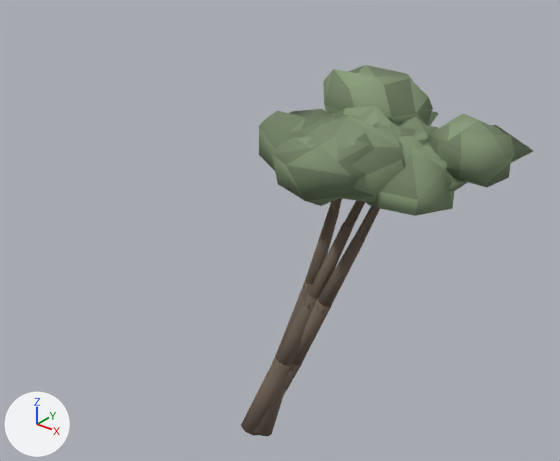
Two versions of the glTF model assets/models/tree/tamarisk_1.glb, one commit apart.
Both versions are drawn from a 50 mm camera at (4.05, -4.92, 5.26) aimed at (0.21, -0.11, 2.28). The axes (+X, +Y, +Z) are drawn at lower left. The lights are the same throughout. The picture after the commit comes second. Vertices at exactly the same position are counted once.

Objects in the first picture: 'tamarisk'.
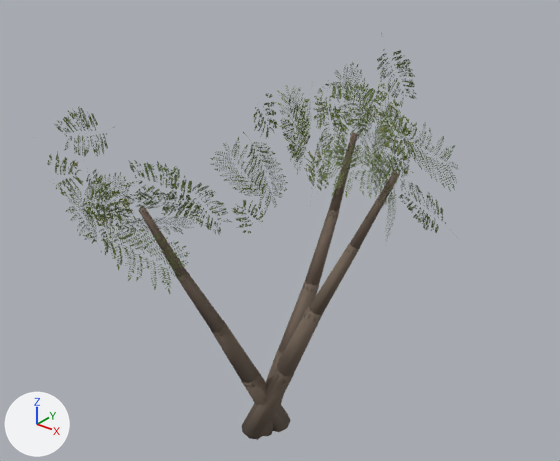
The change in detail:
Picture 'leafcard_fine' (img_leafcard_fine) is new.
Material 'leafcards' (mat_leafcards) is new.
Uses the picture img_leafcard_fine.
me_cone is used by ob_tamarisk; location (0.0, 0.0, 0.0).
me_cone had 1008 vertices, 1872 faces and spanned x -0.47..1.9, y -0.4..1.77, z -0.1..3.46.
me_cone now has 558 vertices, 942 faces and spans x -0.84..1.65, y -2.09..1.88, z -0.1..3.86.
me_cone part 1: the loose piece of 16 vertices spanning x 0.39..0.7, y 0.48..0.86, z 2.03..2.86 is turned -150.6 degrees about the z axis through its middle, then moved by (-0.73, -1.76, -0.06).
me_cone part 2: the loose piece of 34 vertices spanning x 0.61..1.61, y 0.34..1.24, z 2.53..3.09 is rebuilt with 4 vertices and now spans x 0.54..1.65, y 0.27..1.01, z 2.18..3.47, in mat_leafcards.
me_cone part 3: the loose piece of 34 vertices spanning x 0.42..1.11, y 0.19..1.08, z 2.69..3.17 is rebuilt with 4 vertices and now spans x 0.57..1.01, y 0.08..1.1, z 2.39..3.4, in mat_leafcards.
me_cone part 4: the loose piece of 34 vertices spanning x -0.23..0.89, y 0.74..1.77, z 2.76..3.46 is rebuilt with 4 vertices and now spans x -0.25..1.02, y 0.62..1.44, z 2.3..3.63, in mat_leafcards.
me_cone part 5: the loose piece of 34 vertices spanning x -0.09..1.24, y -0.3..0.93, z 2.5..3.24 is rebuilt with 4 vertices and now spans x 0.24..1.26, y -0.26..1.14, z 2.57..3.61, in mat_leafcards.
me_cone part 6: 11 loose pieces with 374 vertices, spanning x -0.47..1.9, y -0.4..1.7, z 2.46..3.34, are deleted.
me_cone part 7: 272 vertices moved from x -0.29..0.98, y -0.28..0.59, z -0.1..2.86 to x -0.2..1.04, y -0.67..0.49, z -0.1..2.86; 10 vertices removed from x 0.3..0.52, y 0.35..0.62, z 1.43..2.18; 54 vertices added at x -0.84..1.38, y -2.09..1.88, z 1.39..3.86.
me_cone part 8: 417 kept faces spanning x -0.2..1.04, y -0.67..1.04, z -0.1..2.9 get new vertex colours; the middle colour goes from brown #6d5f52 to brown #6e5f52.
Other edits to the shape of me_cone do not show in these pictures.
me_cone gains material mat_leafcards.

Location of each change, [x1, y1, x2, y2] in pixels of the pictures (560 x 461 px; the box of a moved part takes in the faces that stretch with it):
'tamarisk', reshaped (40% wider, 10% taller): before [241, 65, 534, 436]; after [47, 33, 458, 440]
part 1 of me_cone, moved or reshaped: before [338, 201, 365, 234]; after [139, 206, 186, 277]
part 2 of me_cone, rebuilt: before [421, 145, 468, 191]; after [384, 121, 458, 238]
part 3 of me_cone, rebuilt: before [389, 120, 417, 150]; after [370, 95, 394, 203]
part 4 of me_cone, rebuilt: before [323, 65, 433, 124]; after [333, 80, 409, 179]
part 5 of me_cone, rebuilt: before [307, 114, 404, 203]; after [307, 80, 417, 198]
part 6 of me_cone, deleted (green): before [259, 106, 534, 216]
part 7 of me_cone, moved or reshaped: before [241, 206, 380, 436]; after [47, 33, 417, 440]
part 8 of me_cone, recoloured: before [241, 198, 379, 436]; after [214, 133, 400, 440]
